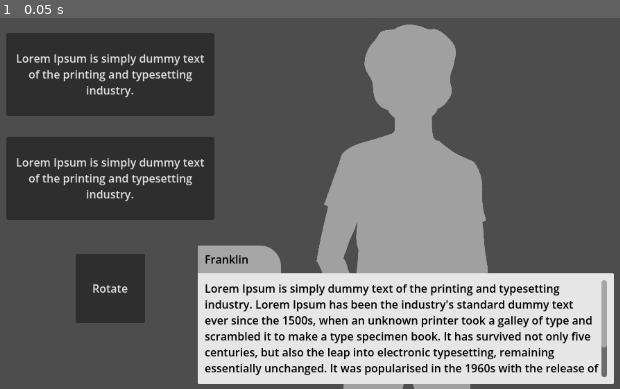
Above: before the commit, frame 1.
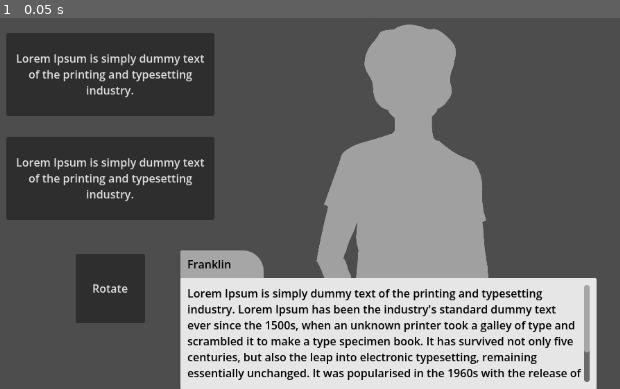
Above: after the commit, the same moment.

Repository: Ivan9511/conversational-pawnshop
Game: Godot game, scene res://features/game/game_root.tscn
The game is run twice, just before and just after one commit, with the same random seed, the same clock (stepped at 60 frames per second) and the same inputs. The project has no main scene, so this scene is started directly.
Inputs:
- Up to frame 1 (0.05 s): no input

The runs differ from the first frame. In frame 1, 12% of the frame differs, in the area x 29-100%, y 61-100%.

Commit message:
refactor(ui): move DialogueBubble to GameRootUI

Diff:
--- a/entities/dialogue_bubble/dialogue_bubble.tscn
+++ b/entities/dialogue_bubble/dialogue_bubble.tscn
@@ -23,8 +23,9 @@
 
 [node name="VBoxContainer" type="VBoxContainer" parent="." unique_id=1797317781]
 layout_mode = 0
-offset_right = 600.0
-offset_bottom = 200.0
+offset_left = -300.0
+offset_top = -200.0
+offset_right = 300.0
 theme_override_constants/separation = 0
 
 [node name="NamePanel" type="Panel" parent="VBoxContainer" unique_id=8449609]
--- a/features/game/game_root.tscn
+++ b/features/game/game_root.tscn
@@ -2,7 +2,6 @@
 
 [ext_resource type="PackedScene" uid="uid://dvra05ncao6wx" path="res://features/game/game_root_ui.tscn" id="1_je8o1"]
 [ext_resource type="Script" uid="uid://chb05x1j83bdq" path="res://features/game/game_root.gd" id="1_tv0f1"]
-[ext_resource type="PackedScene" uid="uid://yhovkud44iwq" path="res://entities/dialogue_bubble/dialogue_bubble.tscn" id="3_kml5g"]
 
 [node name="GameRoot" type="Node2D" unique_id=1989645818]
 script = ExtResource("1_tv0f1")
@@ -11,11 +10,5 @@
 
 [node name="GameRootUi" parent="CanvasLayer" unique_id=338586282 instance=ExtResource("1_je8o1")]
 
-[node name="DialogueBubble" parent="CanvasLayer" unique_id=1371914153 instance=ExtResource("3_kml5g")]
-offset_left = 301.0
-offset_top = 441.0
-offset_right = 301.0
-offset_bottom = 441.0
-
 [node name="NpcSpawnPoint" type="Node2D" parent="." unique_id=362405898]
 position = Vector2(599, 864)
--- a/features/game/game_root_ui.tscn
+++ b/features/game/game_root_ui.tscn
@@ -1,4 +1,6 @@
 [gd_scene format=3 uid="uid://dvra05ncao6wx"]
+
+[ext_resource type="PackedScene" uid="uid://yhovkud44iwq" path="res://entities/dialogue_bubble/dialogue_bubble.tscn" id="2_owwi8"]
 
 [node name="GameRootUi" type="Control" unique_id=338586282]
 layout_mode = 3
@@ -59,3 +61,17 @@
 size_flags_horizontal = 4
 size_flags_vertical = 4
 text = "Rotate"
+
+[node name="DialogueBubbleMarginContainer" type="MarginContainer" parent="." unique_id=231211117]
+layout_mode = 1
+anchors_preset = 12
+anchor_top = 1.0
+anchor_right = 1.0
+anchor_bottom = 1.0
+grow_horizontal = 2
+grow_vertical = 0
+
+[node name="DialogueBubble" parent="DialogueBubbleMarginContainer" unique_id=1371914153 instance=ExtResource("2_owwi8")]
+layout_mode = 2
+size_flags_horizontal = 4
+size_flags_vertical = 8
